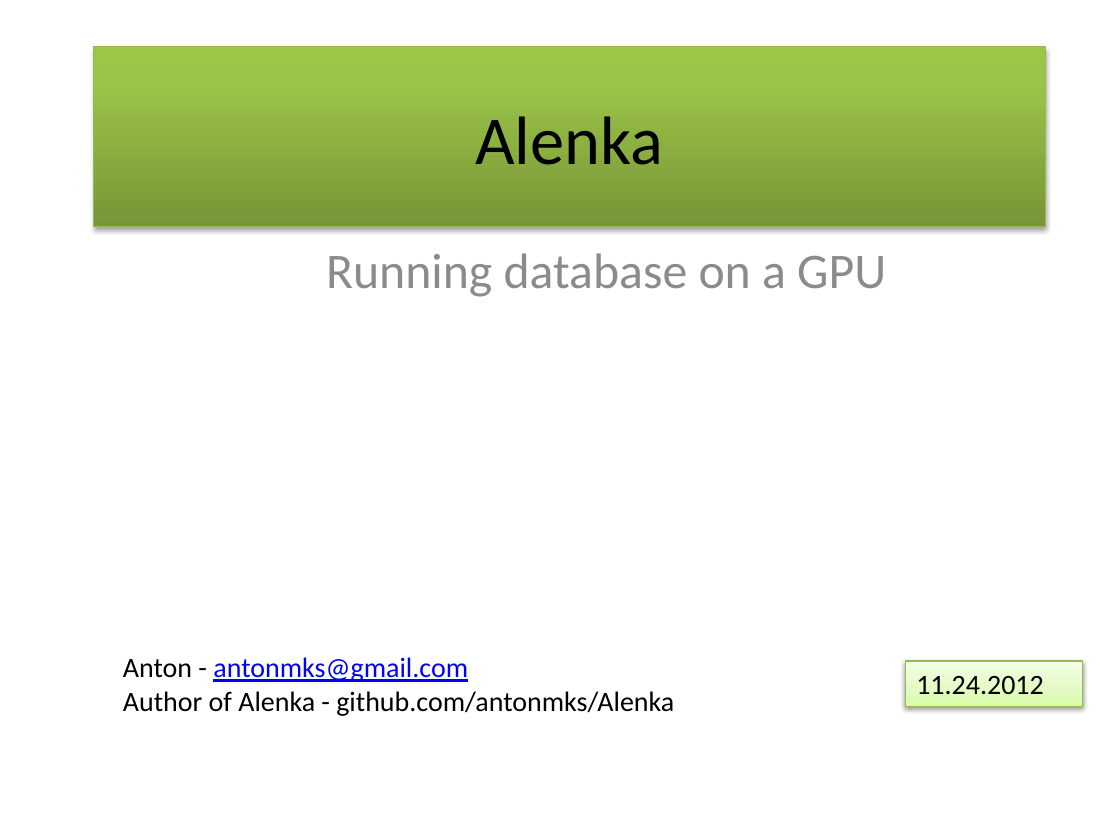
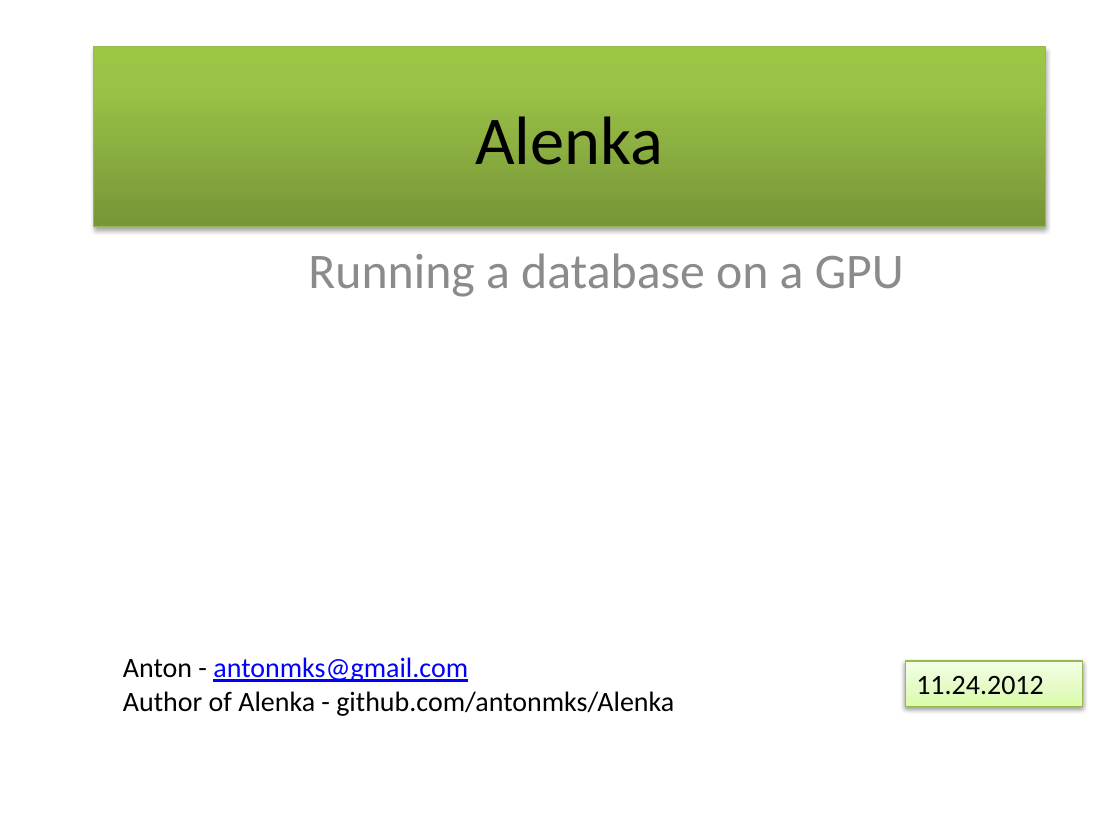
Before and after one commit to antonmks/Alenka, a slide deck: slide 1 of Alenka.pptx. Drawn at 1120x840 pixels with LibreOffice and Linux fonts; fonts in the diff are those of the drawing. Boxes give left, top, right and bottom in pixels: in the first picture for what was removed or moved away, otherwise in the second. Text is boxed around its words. In the diff, an @@ line names an element or a change of style, - is before the commit and + after.

Commit message:
Presentation update

```diff
--- a/Alenka.pptx
+++ b/Alenka.pptx
@@ subtitle at (x1=308, y1=253, x2=904, y2=297): text changed @@
-Running database on a GPU
+Running a database on a GPU
```
